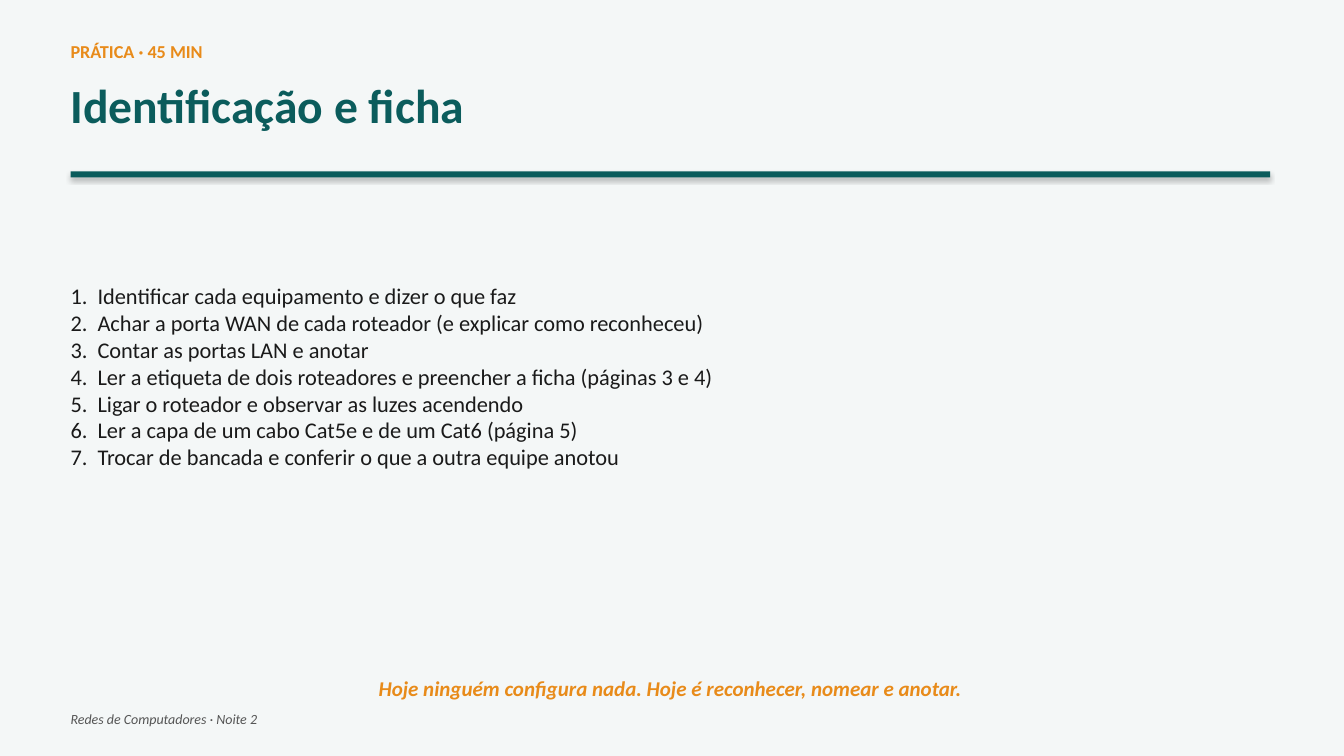
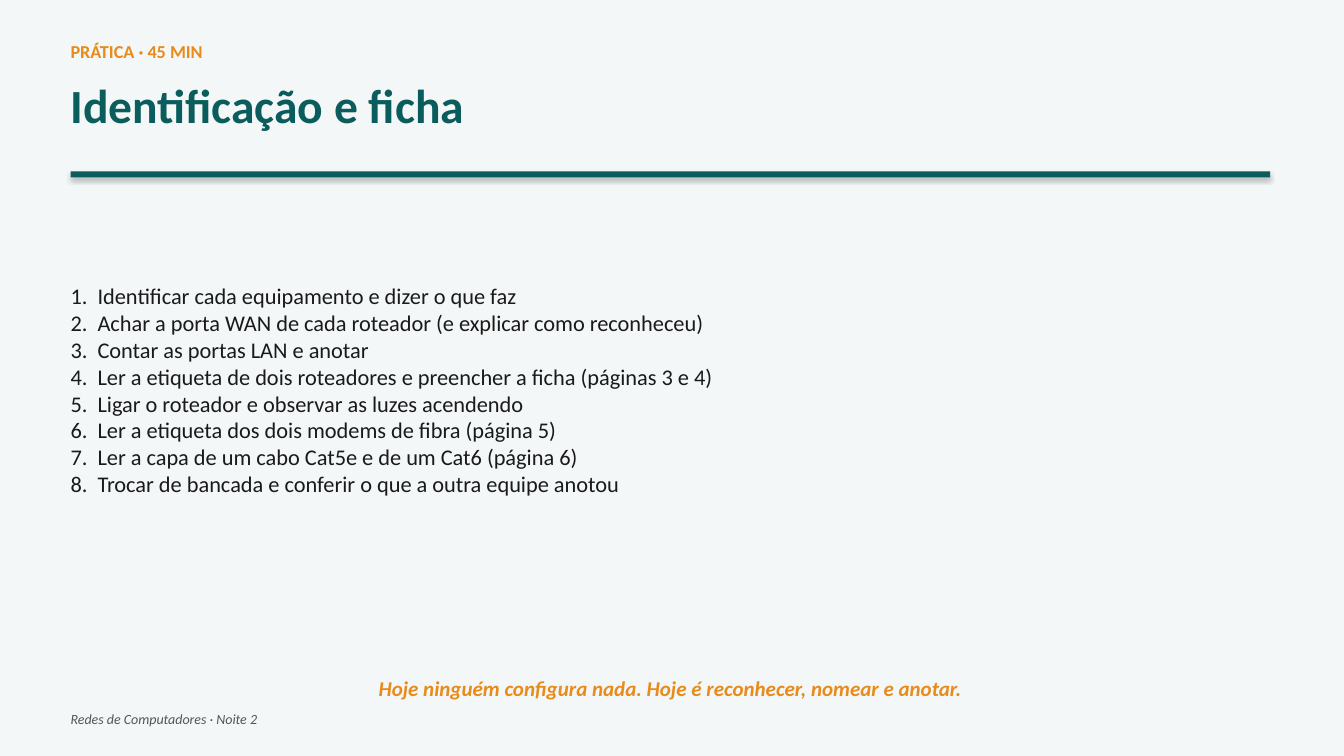
Before and after one commit to joninedel-prog/gerador_contratos, a slide deck: slide 18 of Aula - Redes 2 - Como a internet chega.pptx. Drawn at 1344x756 pixels with LibreOffice and Linux fonts; fonts in the diff are those of the drawing. Boxes give left, top, right and bottom in pixels: in the first picture for what was removed or moved away, otherwise in the second. Text is boxed around its words. In the diff, an @@ line names an element or a change of style, - is before the commit and + after.

Commit message:
feat: Noite 2 - ficha do modem de fibra (ONU)

```diff
--- a/Aula - Redes 2 - Como a internet chega.pptx
+++ b/Aula - Redes 2 - Como a internet chega.pptx
@@ text at bbox=[71, 422, 619, 496]: text changed @@
-6. Ler a capa de um cabo Cat5e e de um Cat6 (página 5)
-7. Trocar de bancada e conferir o que a outra equipe anotou
+6. Ler a etiqueta dos dois modems de fibra (página 5)
+7. Ler a capa de um cabo Cat5e e de um Cat6 (página 6)
+8. Trocar de bancada e conferir o que a outra equipe anotou
```
Also in this commit, not shown: 1 slide added, 4 other files.
